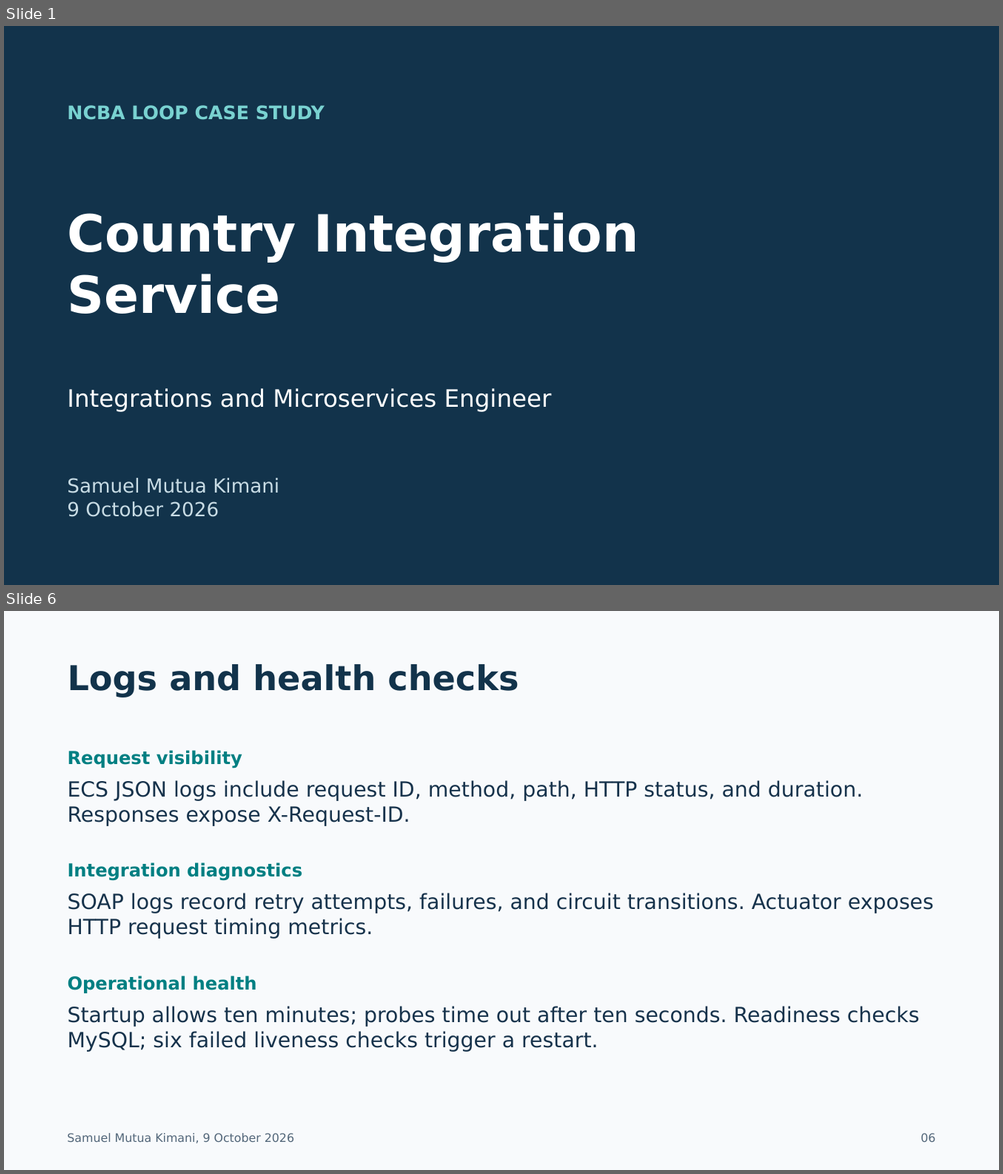
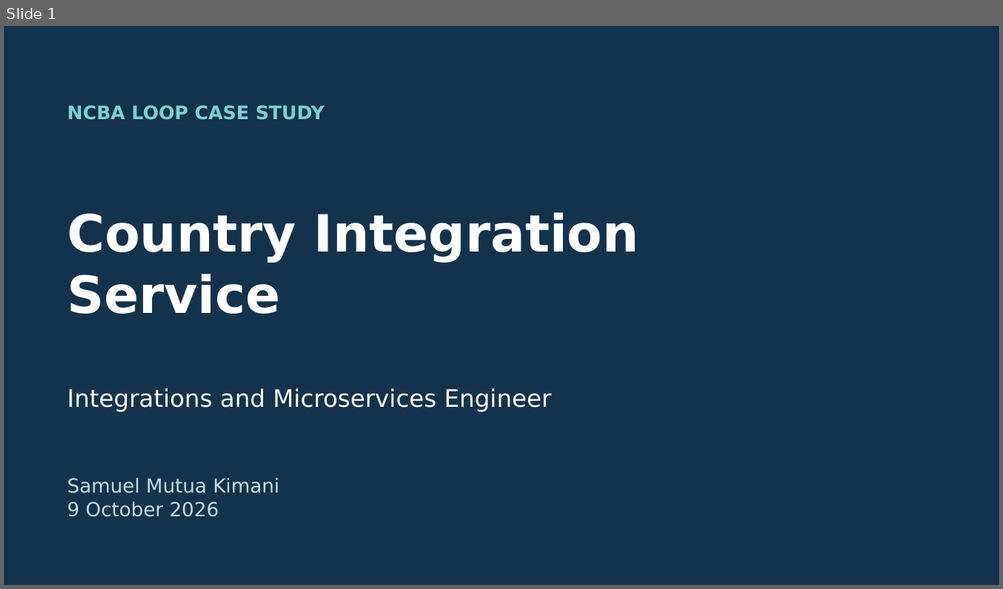
Before and after one commit to kimtour/country-integration-service, a slide deck: docs/submission/Case Study Submission – Integrations and Microservices Engineer – Samuel Mutua Kimani.pptx. Shown one above the other, each under a label of ours: slides 1 and 6 before the commit, slide 1 after it; the slides between them are not shown. The pictures are 1003x1174 and 1003x589 pixels, drawn with LibreOffice and Linux fonts; fonts in the diff are those of the drawing. Boxes give left, top, right and bottom in pixels: in the first picture for what was removed or moved away, otherwise in the second. Text is boxed around its words. In the diff, an @@ line names an element or a change of style, - is before the commit and + after.

```diff
--- a/docs/submission/Case Study Submission – Integrations and Microservices Engineer – Samuel Mutua Kimani.pptx
+++ b/docs/submission/Case Study Submission – Integrations and Microservices Engineer – Samuel Mutua Kimani.pptx
@@ slide 6 removed at [4,611,999,1170], background #F8FAFC @@
@@ text removed at [68,664,518,698] @@
-Logs and health checks
@@ text removed at [68,750,242,769] @@
-Request visibility
@@ text removed at [68,780,862,826] @@
-ECS JSON logs include request ID, method, path, HTTP status, and duration. Responses expose X-Request-ID.
@@ text removed at [68,863,302,881] @@
-Integration diagnostics
@@ text removed at [68,893,933,939] @@
-SOAP logs record retry attempts, failures, and circuit transitions. Actuator exposes HTTP request timing metrics.
@@ text removed at [68,976,257,994] @@
-Operational health
@@ text removed at [68,1006,919,1052] @@
-Startup allows ten minutes; probes time out after ten seconds. Readiness checks MySQL; six failed liveness checks trigger a restart.
@@ text removed at [67,1133,294,1144] @@
-Samuel Mutua Kimani, 9 October 2026
@@ text removed at [920,1133,935,1142] @@
-06
```
Also in this commit, not shown: 17 slides added, 11 other slides removed, 48 other files.
